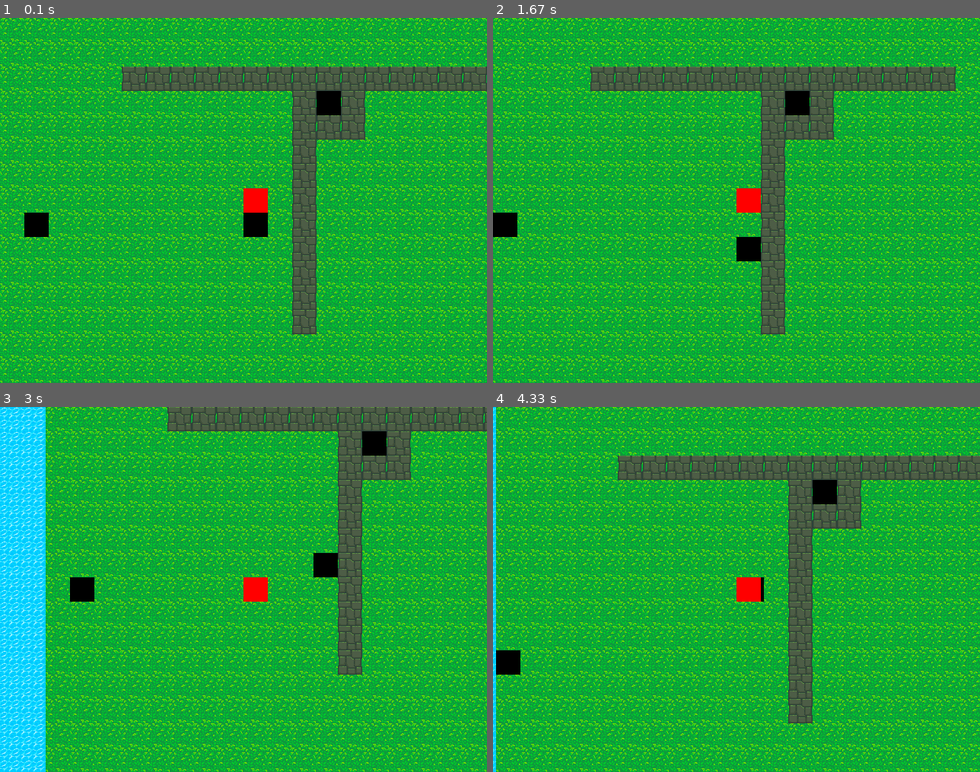
Above: before the commit, frames 1-4 (two rows, left to right).
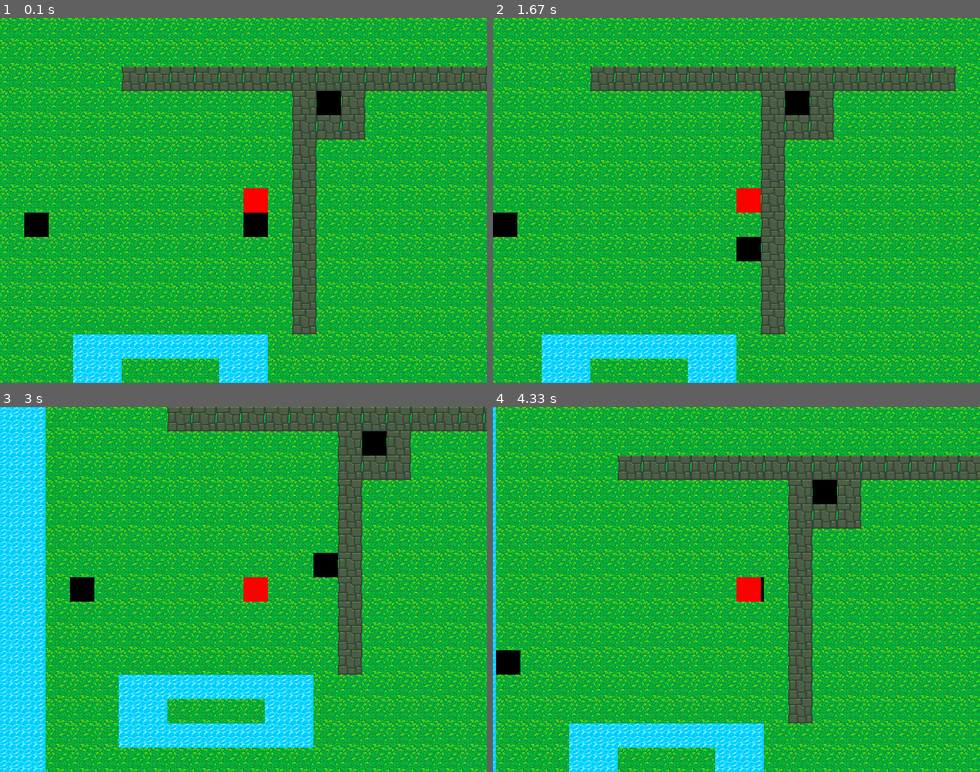
Above: after the commit, the same moments.

Repository: vieirafrancisco/game-dev
Game: pygame game, started from pygame/pokemon/run.py
Two runs of this game, one before a commit and one after it. Both use one fixed random seed, a clock stepped at 60 frames per second and the inputs below.
Inputs:
- Up to frame 1 (0.1 s): no input
- Up to frame 2 (1.67 s): hold Right 0.33-0.8 s; hold Right 0.83-1.13 s; hold Right 1.17-1.63 s
- Up to frame 3 (3 s): hold Left 1.67-2.2 s; hold Down 2.23-2.53 s; hold Left 2.57-2.97 s
- Up to frame 4 (4.33 s): hold Up 3-3.37 s; hold Right 3.4-4.03 s; hold Down from 4.07 s (still down)

The runs differ from the first frame. In frame 1, 4.0% of the frame differs, in the area x 15-55%, y 86-100%; in frame 2, 4.0%; in frame 3, 6.7%, in the area x 24-65%, y 73-94%; in frame 4, 4.0%.

Commit message:
refactoring code logic

Diff:
--- a/pygame/pokemon/game/entities/entity.py
+++ b/pygame/pokemon/game/entities/entity.py
@@ -10,6 +10,32 @@
         self.posy = posy
         self.solid = solid
         self.surface = pygame.Surface((TILE_SIZE, TILE_SIZE))
+        self.old_surface = self.surface.copy()
+        self.parent = None
+        self.child = None
+
+    def show(self, surface, dest):
+        surface.blit(self.surface, dest)
+        if self.child is not None:
+            self.child.show(self.surface, (0, 0))
+
+    def update_surface(self):
+        self.child = None
+        self.surface.blit(self.old_surface, (0, 0))
+
+    def add_child(self, child):
+        self.old_surface = self.surface.copy()
+        if self.child:
+            self.child.add_child(child)
+        else:
+            child.parent = self
+            self.child = child
+
+    def get_top(self):
+        if self.child is None:
+            return self
+        else:
+            return self.child.get_top()
 
     def get_pos(self):
         return (self.posx, self.posy)
--- /dev/null
+++ b/pygame/pokemon/game/entities/objects/ground.py
@@ -0,0 +1,6 @@
+from game.entities.entity import Entity
+from settings import *
+
+class Ground(Entity):
+    def __init__(self, posx, posy, solid=False):
+        Entity.__init__(self, posx, posy, solid)
--- a/pygame/pokemon/game/entities/enemy.py
+++ b/pygame/pokemon/game/entities/units/enemy.py
@@ -3,39 +3,34 @@
 import pygame
 from pygame.locals import *
 
-from game.entities.entity import Entity
-from game.entities.player import Player
+from game.entities.units.unity import Unity
 from game.utils.functions import euclidian_distance
 from settings import *
 
-class Enemy(Entity):
-    def __init__(self, posx, posy, rage, walk_range=5, solid=True):
-        Entity.__init__(self, posx, posy, solid)
+class Enemy(Unity):
+    def __init__(self, posx, posy, rage, health, speed, walk_range=5, solid=True):
+        Unity.__init__(self, posx, posy, health, speed, solid)
         self.respawn_posx = posx
         self.respawn_posy = posy
         self.rage = rage
         self.walk_range = walk_range
         self.rect = pygame.Rect(posx * TILE_SIZE, posy * TILE_SIZE, TILE_SIZE, TILE_SIZE)
         self.counter = 0
-        self.velocity = 50
-
-    def show(self, surface):
-        pass
 
     def move(self, tmap):
-        if self.counter % self.velocity == 0:
+        if self.counter % self.speed == 0:
             self.counter = 1
             directions = []
             for idx, (dx, dy) in enumerate(zip([0, 1, 0, -1], [-1, 0, 1, 0])):
                 x, y = (self.posx + dx, self.posy + dy)
-                is_solid_tile = tmap.get_tile(x, y).solid
                 entity = tmap.get_entity(x, y)
                 if entity:
                     is_solid_entity = entity.solid
                 else:
                     is_solid_entity = False
+                out_of_map = x < 0 or x >= tmap.cols or y < 0 or y >= tmap.rows
                 distance = euclidian_distance(x, y, self.respawn_posx, self.respawn_posy)
-                if not isinstance(entity, Player) and not is_solid_tile and not is_solid_entity and distance <= self.walk_range:
+                if not isinstance(entity, Unity) and not is_solid_entity and distance <= self.walk_range and not out_of_map:
                     directions.append(idx)
             if directions != []:
                 direction = random.choice(directions)
@@ -53,7 +48,6 @@
                 self.posx = x
                 self.posy = y
                 tmap.set_entity_position(self, old_pos)
-        tmap.surface.blit(self.surface, ((self.posx * TILE_SIZE) - tmap.dx, (self.posy * TILE_SIZE) - tmap.dy))
         self.counter += 1
 
     def get_respawn_pos(self):
--- a/pygame/pokemon/game/entities/player.py
+++ b/pygame/pokemon/game/entities/units/player.py
@@ -1,22 +1,20 @@
 import pygame
 
 from settings import *
-from game.entities.entity import Entity
+from game.entities.units.unity import Unity
 
-class Player(Entity):
-    def __init__(self, posx, posy):
-        Entity.__init__(self, posx, posy, solid=False)
+class Player(Unity):
+    def __init__(self, posx, posy, health, speed):
+        Unity.__init__(self, posx, posy, health, speed, solid=False)
         self.rect = pygame.Rect(posx * TILE_SIZE, posy * TILE_SIZE, TILE_SIZE, TILE_SIZE)
-        self.speed = 2
         self.dir = {"RIGHT": 0, "LEFT": 0, "UP": 0, "DOWN": 0}
         self.ismov = False
 
     def show(self, surface):
         pygame.draw.rect(surface, (255,0,0), self.rect)
 
-    def move(self, m):
+    def move(self, tmap):
         keys = pygame.key.get_pressed()
-        #print(self.dir, self.ismov, self.posx, self.posy)
         if keys[pygame.K_RIGHT] and not self.ismov:
             self.dir["RIGHT"] = 1
             self.ismov = True
@@ -29,20 +27,19 @@
         if keys[pygame.K_UP] and not self.ismov:
             self.dir["UP"] = 1
             self.ismov = True
-        is_up = self.dir["UP"] and not self.iscollide(m, self.posx, self.posy-1)
-        is_down = self.dir["DOWN"] and not self.iscollide(m, self.posx, self.posy+1)
-        is_left = self.dir["LEFT"] and not self.iscollide(m, self.posx-1, self.posy)
-        is_right = self.dir["RIGHT"] and not self.iscollide(m, self.posx+1, self.posy)
+        is_up = self.dir["UP"] and not self.iscollide(tmap, self.posx, self.posy-1)
+        is_down = self.dir["DOWN"] and not self.iscollide(tmap, self.posx, self.posy+1)
+        is_left = self.dir["LEFT"] and not self.iscollide(tmap, self.posx-1, self.posy)
+        is_right = self.dir["RIGHT"] and not self.iscollide(tmap, self.posx+1, self.posy)
         if is_up:
-            m.dy -= self.speed
+            tmap.dy -= self.speed
         if is_down:
-            m.dy += self.speed
+            tmap.dy += self.speed
         if is_left:
-            m.dx -= self.speed
+            tmap.dx -= self.speed
         if is_right:
-            m.dx += self.speed
-        if m.dx % TILE_SIZE == 0 and m.dy % TILE_SIZE == 0:
-            old_pos = (self.posx, self.posy)
+            tmap.dx += self.speed
+        if tmap.dx % TILE_SIZE == 0 and tmap.dy % TILE_SIZE == 0:
             if is_up:
                 self.posy -= 1
             if is_down:
@@ -51,17 +48,17 @@
                 self.posx -= 1
             if is_right:
                 self.posx += 1
-            m.set_entity_position(self, old_pos)
             self.dir = {"RIGHT": 0, "LEFT": 0, "UP": 0, "DOWN": 0}
             self.ismov = False
 
     def iscollide(self, tmap, x, y):
-        is_solid_tile = tmap.get_tile(x, y).solid
-        if tmap.get_entity(x, y):
-            is_solid_entity = tmap.get_entity(x, y).solid
+        entity = tmap.get_entity(x, y)
+        if entity:
+            is_solid_entity = entity.solid
         else:
             is_solid_entity = False
-        if is_solid_tile or is_solid_entity:
+        out_of_map = x < 0 or x >= tmap.cols or y < 0 or y >= tmap.rows
+        if is_solid_entity or out_of_map:
             return True
         else:
             return False
--- /dev/null
+++ b/pygame/pokemon/game/entities/units/unity.py
@@ -0,0 +1,14 @@
+from abc import abstractmethod
+
+from game.entities.entity import Entity
+from settings import *
+
+class Unity(Entity):
+    def __init__(self, posx, posy, health, speed, solid=False):
+        Entity.__init__(self, posx, posy, solid)
+        self.health = health
+        self.speed = speed
+
+    @abstractmethod
+    def move(self, tmap):
+        pass
--- a/pygame/pokemon/game/game.py
+++ b/pygame/pokemon/game/game.py
@@ -3,8 +3,8 @@
 
 from settings import *
 from game.map.map import Map, RandomMap, LoaderMap, PixeledMap
-from game.entities.player import Player
-from game.entities.enemy import Enemy
+from game.entities.units.player import Player
+from game.entities.units.enemy import Enemy
 
 class Game:
     def __init__(self):
@@ -18,12 +18,12 @@
         self.running = True
         self._disp_window = pygame.display.set_mode(self.size)
         pygame.display.set_caption("Pokémon")
-        self.map = PixeledMap(os.path.join("game","resources", "img", "maps", "map05.png"))
-        self.player = Player(T_WIDTH//2, T_HEIGHT//2)
-        self.enemy = Enemy(10, 9, False, walk_range=3)
-        self.enemy2 = Enemy(2, 8, False, walk_range=3)
-        self.enemy3 = Enemy(13, 3, False, walk_range=3)
-        self.map.add_entity(self.player)
+        self.map = PixeledMap(os.path.join("game","resources", "img", "maps", "map06.png"))
+        self.player = Player(T_WIDTH//2, T_HEIGHT//2, 100, 2)
+        self.enemy = Enemy(10, 9, False, 100, 50, walk_range=3)
+        self.enemy2 = Enemy(2, 8, False, 100, 50, walk_range=3)
+        self.enemy3 = Enemy(13, 3, False, 100, 50, walk_range=3)
+        #self.map.add_entity(self.player)
         self.map.add_entity(self.enemy)
         self.map.add_entity(self.enemy2)
         self.map.add_entity(self.enemy3)
@@ -37,6 +37,7 @@
 
     def on_loop(self):
         self.player.move(self.map)
+        pygame.display.set_caption(f"Pokémon - FPS: {self.clock.get_fps()}")
 
     def on_event(self, event):
         if event.type == pygame.QUIT:
--- a/pygame/pokemon/game/map/spritesheet.py
+++ b/pygame/pokemon/game/graphics/spritesheet.py
@@ -3,7 +3,7 @@
 import os
 
 from settings import *
-from game.map.tile import Tile
+from game.graphics.tile import Tile
 
 class SpriteSheet:
     def __init__(self, file_name):
@@ -12,7 +12,7 @@
             self.json = json.load(f)
         self.tiles = {}
         for tile, attr  in self.json[file_name].items():
-            self.tiles[tile] = Tile(tile, attr["pos"], tuple(attr["rgba"]), attr["solid"])
+            self.tiles[tile] = Tile(attr["pos"], tuple(attr["rgba"]), label=tile, solid=attr["solid"])
 
     def get_objects(self):
         return self.image, self.tiles
--- a/pygame/pokemon/game/map/tile.py
+++ b/pygame/pokemon/game/graphics/tile.py
@@ -3,10 +3,10 @@
 from settings import *
 
 class Tile:
-    def __init__(self, label, pos, rgba, solid=False):
-        self.label = label
+    def __init__(self, pos, rgba, label=None, solid=False):
         self.pos = self.x, self.y = pos
         self.rgba = rgba
+        self.label = label
         self.solid = solid
         self.rect = pygame.Rect(self.x * TILE_SIZE, self.y * TILE_SIZE, TILE_SIZE, TILE_SIZE)
 
--- a/pygame/pokemon/game/map/map.py
+++ b/pygame/pokemon/game/map/map.py
@@ -4,8 +4,9 @@
 import pygame
 
 from settings import *
-from game.map.spritesheet import SpriteSheet
-from game.entities.player import Player
+from game.graphics.spritesheet import SpriteSheet
+from game.entities.units.unity import Unity
+from game.entities.objects.ground import Ground
 from game.map.utils.functions import euclidian_distance
 
 class Map:
@@ -50,12 +51,14 @@
     def __init__(self, image_url):
         self.img = pygame.image.load(image_url)
         Map.__init__(self, self.img.get_height(), self.img.get_width())
-        self.memo_tiles = [[0 for _ in range(self.rows)] for _ in range(self.cols)]
+        self.entities = {}
         for j in range(self.rows):
             for i in range(self.cols):
                 rgba = tuple(self.img.get_at((i, j)))
-                tile_type = self.similarity(rgba)
-                self.memo_tiles[i][j] = self.tiles[tile_type]
+                tile = self.similarity(rgba)
+                g = Ground(i, j, tile.solid)
+                g.surface.blit(self.src_img, (0, 0), tile)
+                self.entities[(i, j)] = g
 
     def show(self, master):
         for j in range(T_HEIGHT):
@@ -72,19 +75,18 @@
         master.blit(self.surface, (0,0))
 
     def similarity(self, rgba):
-        best_tile = ''
+        best_tile = None
         m = INF
         for tile, obj in self.tiles.items():
             dist = euclidian_distance(rgba, obj.rgba)
             if dist < m:
                 m = dist
-                best_tile = tile
+                best_tile = obj
         return best_tile
 
 class PixeledMap(LoaderMap):
     def __init__(self, image_url):
         LoaderMap.__init__(self, image_url)
-        self.entities = {}
 
     def show(self, master):
         # corner pins
@@ -98,41 +100,36 @@
             for i in range(x0, x1 + 1):
                 x = (i * TILE_SIZE - self.dx)
                 dest = (x, y)
-                tile = self.get_tile(i, j).rect
-                self.surface.blit(self.src_img, dest, tile)
-        for j in range(y0, y1 + 1):
-            for i in range(x0, x1 + 1):
-                entity = self.get_entity(i, j)
-                if entity and not isinstance(entity, Player):
-                    entity.move(self)
+                if i >= 0 and j >= 0 and i < self.cols and j < self.rows:
+                    entity = self.get_entity(i, j)
+                    entity.show(self.surface, dest)
+                    self.update(entity)
+                else:
+                    self.surface.blit(self.src_img, dest, self.tiles["default"])
         master.blit(self.surface, (0,0))
 
-    def get_tile(self, i, j):
-        if i >= 0 and j >= 0 and i < self.cols and j < self.rows:
-            return self.memo_tiles[i][j]
-        else:
-            return self.tiles["default"]
+    def update(self, entity):
+        top_entity = entity.get_top()
+        if isinstance(top_entity, Unity):
+            top_entity.move(self)
 
     def add_entity(self, entity):
         x, y = entity.get_pos()
-        if (x, y) not in self.entities.keys():
-            self.entities[(x, y)] = entity
+        if (x, y) in self.entities.keys():
+            self.entities[(x, y)].add_child(entity)
         else:
-            raise Exception("Entity position already taken!")
+            raise Exception(f"Entity position {(x, y)} doesn't exist!")
 
     def get_entity(self, x, y):
         if (x, y) in self.entities.keys():
-            return self.entities[(x, y)]
+            return self.entities[(x, y)].get_top()
         else:
             return None
 
     def set_entity_position(self, entity, old_pos):
         x, y = old_pos
         if (x, y) in self.entities.keys():
-            self.entities.pop((x, y))
-            if entity not in list(self.entities.values()):
-                self.add_entity(entity)
-            else:
-                raise Exception("Entity already exist in the entities dictionary!")
+            entity.parent.update_surface()
+            self.add_entity(entity)
         else:
             raise Exception("Entity position doesn't exist!")
Not shown, changed: pygame/pokemon/README.md
Binary file added: pygame/pokemon/game/resources/img/maps/map06.png
